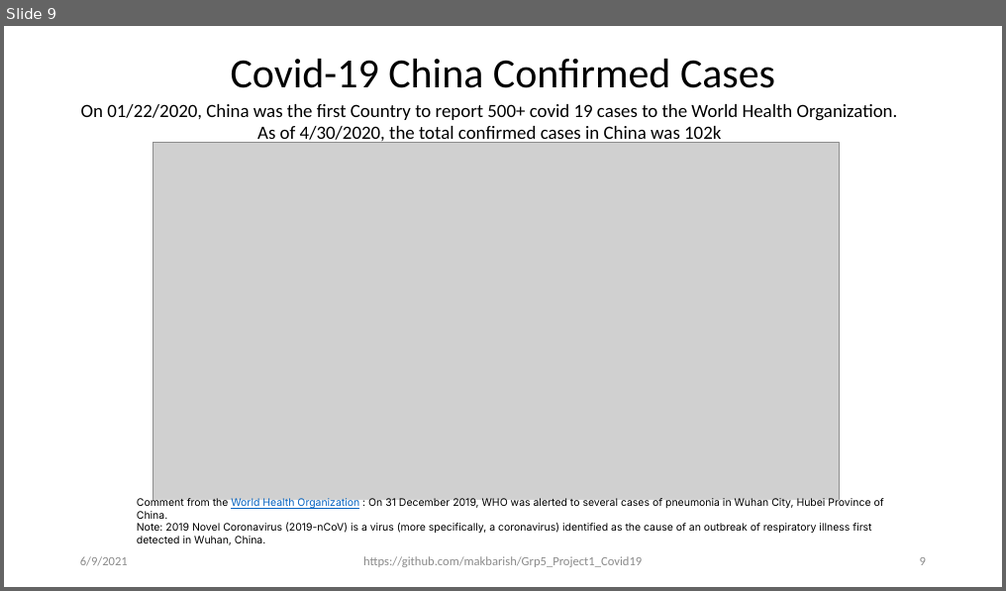
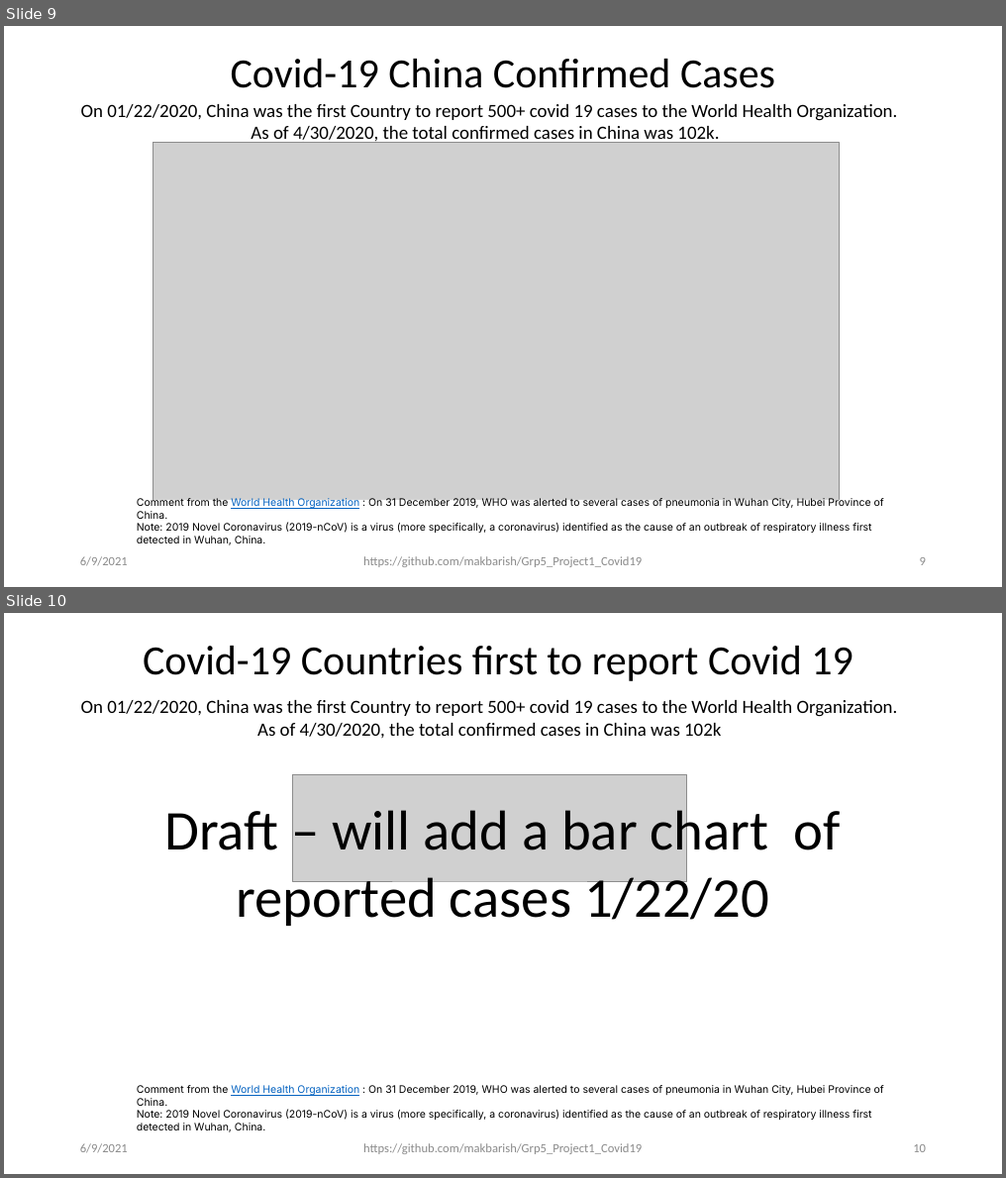
Before and after one commit to makbarish/Grp5_Project1_Covid19, a slide deck: Clay/Novel_Corona_Virus_2019.pptx. Shown one above the other, each under a label of ours: slide 9 before the commit, slides 9 and 10 after it. The pictures are 1006x591 and 1006x1178 pixels, drawn with LibreOffice and Linux fonts; fonts in the diff are those of the drawing; grey boxes stand for pictures. Boxes give left, top, right and bottom in pixels: in the first picture for what was removed or moved away, otherwise in the second. Text is boxed around its words. In the diff, an @@ line names an element or a change of style, - is before the commit and + after.

Commit message:
udates to the powerpoint project file _ two slides from Revathi have been added

```diff
--- a/Clay/Novel_Corona_Virus_2019.pptx
+++ b/Clay/Novel_Corona_Virus_2019.pptx
@@ slide 10 added at [4, 613, 1002, 1174], background #FFFFFF @@
@@ title added at [143, 646, 853, 681], 40 pt, text #000000 @@
+Covid-19 Countries first to report Covid 19
@@ text added at [81, 700, 898, 738], 18 pt, text #000000 @@
+On 01/22/2020, China was the first Country to report 500+ covid 19 cases to the World Health Organization. As of 4/30/2020, the total confirmed cases in China was 102k
@@ picture added at [292, 774, 687, 881] @@
@@ text added at [164, 802, 841, 926], 54 pt, text #000000 @@
+Draft – will add a bar chart of reported cases 1/22/20
@@ rectangle added at [137, 1087, 907, 1142], fill #FFFFFF, 10 pt, text #000000 @@
+Comment from the World Health Organization : On 31 December 2019, WHO was alerted to several cases of pneumonia in Wuhan City, Hubei Province of China.
+Note: 2019 Novel Coronavirus (2019-nCoV) is a virus (more specifically, a coronavirus) identified as the cause of an outbreak of respiratory illness first detected in Wuhan, China.
@@ text added at [80, 1144, 128, 1154], 12 pt, text #8C8C8C @@
+6/9/2021
@@ text added at [363, 1144, 642, 1155], 12 pt, text #8C8C8C @@
+https://github.com/makbarish/Grp5_Project1_Covid19
@@ page number added at [913, 1145, 926, 1153], 12 pt, text #8C8C8C @@
+10
@@ slide 9 changed as well @@
@@ text at [81, 104, 898, 145]: text changed @@
-On 01/22/2020, China was the first Country to report 500+ covid 19 cases to the World Health Organization. As of 4/30/2020, the total confirmed cases in China was 102k
+On 01/22/2020, China was the first Country to report 500+ covid 19 cases to the World Health Organization. As of 4/30/2020, the total confirmed cases in China was 102k.
```
Also in this commit, not shown: 8 other slides changed, 4 other slides added, 3 other files.
